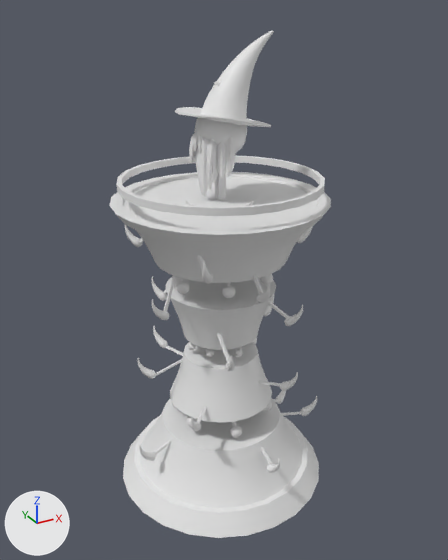
The FBX model Assets/TDTK/Prefabs/Towers/Mesh/tour_magie_lvl_2.fbx: old version first, new version second.
Camera for both pictures: a 50 mm lens placed at (-0.843, -1.554, 1.481), pointed at (0.007, -0.009, 0.708). Lighting does not change. The marker at lower left points along +X, +Y and +Z. Where no turn or scale is listed for an object, it has been applied to the vertices.

Objects in the first picture: 'tour_magie_lvl2.001'.
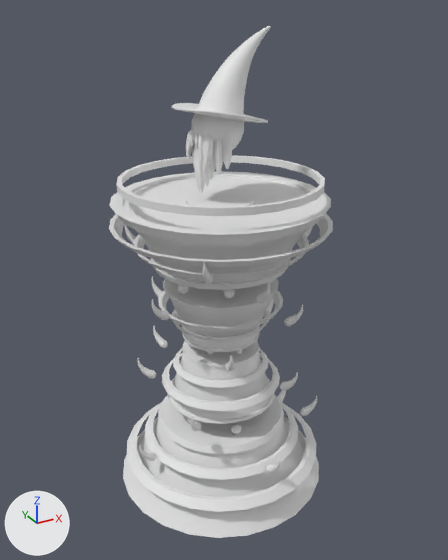
Edits to the bpy script that builds the scene:
```text
Change me_cylinder_006:
    remove me_cylinder_006.from_pydata(...)  # 20723 vertices, 20293 faces; spans x -0.347..0.347, y -0.347..0.347, z 0.0..1.423
    add me_cylinder_006.from_pydata(...)  # 18130 vertices, 18177 faces; spans x -0.347..0.347, y -0.347..0.347, z 0.0..1.031
    me_cylinder_006 part 1: a new loose piece, a UV sphere (24 segments, 12 rings, poles along z) spanning x -0.043..-0.01, y -0.166..-0.133, z 0.236..0.27, in mat_partie_1_tour_magie_lvl_2 (white #e7e7e7)
    me_cylinder_006 part 2: a new loose piece, a UV sphere (24 segments, 12 rings, poles along z) spanning x -0.163..-0.129, y -0.053..-0.019, z 0.707..0.741, in mat_partie_1_tour_magie_lvl_2 (white #e7e7e7)
    me_cylinder_006 part 3: the loose piece of 120 vertices spanning x -0.172..0.172, y -0.172..0.172, z 0.297..0.458 is rebuilt with 266 vertices and now spans x -0.18..0.18, y -0.18..0.18, z 0.299..0.476, in mat_partie_2_tour_magie_lvl_2 (white #e7e7e7)
    me_cylinder_006 part 4: the loose piece of 120 vertices spanning x -0.172..0.172, y -0.172..0.172, z 0.527..0.688 is rebuilt with 266 vertices and now spans x -0.18..0.18, y -0.18..0.18, z 0.521..0.698, in mat_partie_2_tour_magie_lvl_2 (white #e7e7e7)
    me_cylinder_006 part 5: a new loose piece of 96 vertices spanning x -0.33..0.33, y -0.334..0.327, z 0.878..0.901, in mat_partie_2_tour_magie_lvl_2 (white #e7e7e7)
    me_cylinder_006 part 6: a new loose piece of 96 vertices spanning x -0.33..0.33, y -0.334..0.327, z 0.091..0.114, in mat_partie_2_tour_magie_lvl_2 (white #e7e7e7)
    me_cylinder_006 part 7: a new loose piece of 96 vertices spanning x -0.196..0.196, y -0.196..0.197, z 0.358..0.376, in mat_partie_2_tour_magie_lvl_2 (white #e7e7e7)
    me_cylinder_006 part 8: a new loose piece of 96 vertices spanning x -0.196..0.196, y -0.196..0.197, z 0.624..0.642, in mat_partie_2_tour_magie_lvl_2 (white #e7e7e7)
    me_cylinder_006 part 9: a new loose piece of 96 vertices spanning x -0.264..0.264, y -0.268..0.261, z 0.818..0.837, in mat_partie_2_tour_magie_lvl_2 (white #e7e7e7)
    me_cylinder_006 part 10: a new loose piece of 96 vertices spanning x -0.157..0.157, y -0.157..0.157, z 0.571..0.586, in mat_partie_2_tour_magie_lvl_2 (white #e7e7e7)
    me_cylinder_006 part 11: a new loose piece of 96 vertices spanning x -0.157..0.157, y -0.157..0.157, z 0.415..0.429, in mat_partie_2_tour_magie_lvl_2 (white #e7e7e7)
    me_cylinder_006 part 12: a new loose piece of 96 vertices spanning x -0.264..0.264, y -0.268..0.261, z 0.155..0.174, in mat_partie_2_tour_magie_lvl_2 (white #e7e7e7)
    me_cylinder_006 part 13: 74 loose pieces with 7532 vertices, spanning x -0.277..0.277, y -0.283..0.269, z 0.128..1.423, are deleted
    me_cylinder_006 part 14: 61 vertices moved within x -0.141..0.159, y -0.147..0.098, z 0.253..0.716; 1832 vertices removed from x -0.223..0.192, y -0.207..0.184, z 0.224..0.76; 1946 vertices added at x -0.216..0.216, y -0.216..0.216, z 0.211..0.786
    me_cylinder_006 part 15: 41 vertices added at x -0.239..0.239, y -0.241..0.241, z 0.961..0.969
    add me_cylinder_006.materials.append(mat_partie_1_tour_magie_lvl_2)  # white #e7e7e7
    add me_cylinder_006.materials.append(mat_partie_2_tour_magie_lvl_2)  # white #e7e7e7
Add ob_mage_lvl_2_joined:
    ob_mage_lvl_2_joined = bpy.data.objects.new('mage_lvl_2_joined', me_circle_009)  # 2806 vertices, 2500 faces; spans x -0.135..0.146, y -0.138..0.138, z 0.995..1.436; in mat_partie_1_tour_magie_lvl_2 (white #e7e7e7)
    ob_mage_lvl_2_joined.location = (0.0, 0.0, 0.0)
```

Boxes [x1, y1, x2, y2] around the edits, measured in the pictures (448 x 560 px; the box of a moved part takes in the faces that stretch with it):
'tour_magie_lvl2.001', reshaped (25% shorter)
    before: [109, 30, 331, 538]
    after: [109, 155, 333, 538]
'mage_lvl_2_joined', added
    after: [171, 26, 271, 193]
part 1 of me_cylinder_006, added
    after: [231, 423, 241, 434]
part 2 of me_cylinder_006, added
    after: [177, 284, 189, 294]
part 3 of me_cylinder_006, rebuilt
    before: [170, 341, 272, 423]
    after: [168, 340, 274, 424]
part 4 of me_cylinder_006, rebuilt
    before: [165, 277, 276, 350]
    after: [163, 278, 279, 352]
part 5 of me_cylinder_006, added
    after: [109, 213, 333, 267]
part 6 of me_cylinder_006, added
    after: [127, 402, 316, 512]
part 7 of me_cylinder_006, added
    after: [162, 352, 280, 411]
part 8 of me_cylinder_006, added
    after: [158, 290, 283, 332]
part 9 of me_cylinder_006, added
    after: [133, 234, 309, 279]
part 10 of me_cylinder_006, added
    after: [171, 308, 270, 341]
part 11 of me_cylinder_006, added
    after: [173, 347, 269, 388]
part 12 of me_cylinder_006, added
    after: [145, 401, 298, 480]
part 13 of me_cylinder_006, deleted
    before: [139, 30, 305, 464]
part 14 of me_cylinder_006, moved or reshaped
    before: [156, 274, 273, 408]
    after: [151, 258, 291, 454]
part 15 of me_cylinder_006, added
    after: [124, 177, 317, 230]
